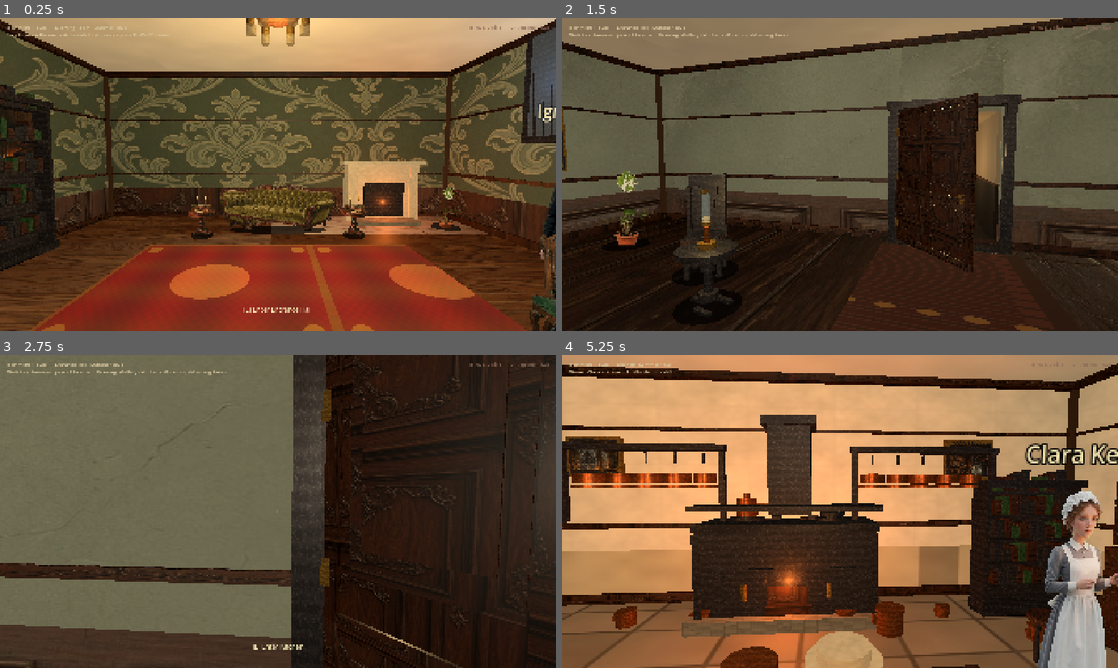
Above: before the commit, frames 1-4 (two rows, left to right).
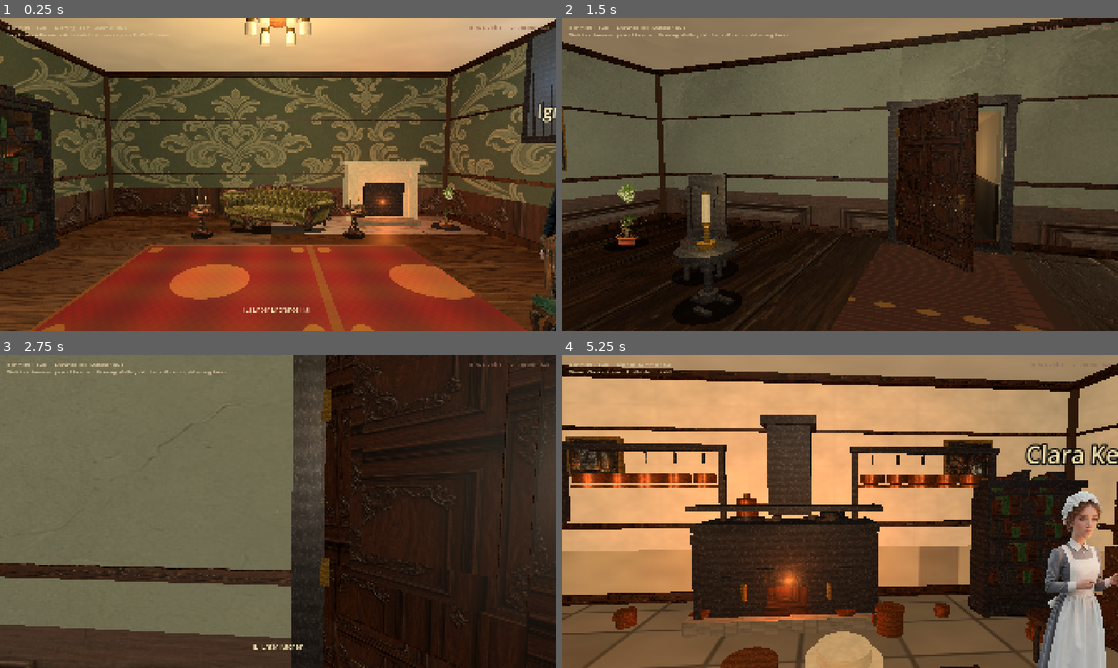
Above: after the commit, the same moments.

Repository: drakewing-eng/aetheric-engine
Game: Godot game, scene res://scenes/fps_main.tscn
Two runs of this game, one before a commit and one after it. Both use one fixed random seed, a clock stepped at 60 frames per second and the inputs below.
Inputs (mouse positions are in pixels of both pictures, inside the frame that each line leads up to):
- Up to frame 1 (0.25 s): no input
- Up to frame 2 (1.5 s): tap Enter at 0.5 s; move the mouse to (867, 174) at 0.52 s; hold E (interact) 0.53-1.28 s; hold W (move_forward) from 0.53 s (still down); click (867, 174) at 0.67 s; move the mouse to (812, 174) at 1.27 s; tap E (interact) at 1.35 s
- Up to frame 3 (2.75 s): keep holding W (move_forward); tap E (interact) at 2 s; move the mouse to (289, 505) at 2.02 s; hold E (interact) from 2.03 s (still down)
- Up to frame 4 (5.25 s): keep holding W (move_forward); move the mouse to (834, 517) at 2.77 s; release E (interact) at 2.78 s; tap E (interact) at 2.85, 4.35 s; click (834, 517) at 2.92 s; move the mouse to (878, 514) at 3.52 s; hold E (interact) 3.53-4.28 s; move the mouse to (795, 508) at 4.27 s; tap Enter at 5 s; move the mouse to (845, 511) at 5.02 s; hold E (interact) from 5.03 s (still down); click (845, 511) at 5.17 s

The runs differ from the first frame. In frame 1, 0.5% of the frame differs, in the area x 44-56%, y 0-10%; in frame 2, 0.6%; in frame 3, 0.1%; in frame 4, 8.5%, in the area x 0-100%, y 0-100%.

Commit message:
visual loop 14: bush mesh plants, cream glass lamps, hall chandelier

Diff:
--- a/aetheric-engine-godot/scripts/fps_props.gd
+++ b/aetheric-engine-godot/scripts/fps_props.gd
@@ -384,20 +384,18 @@
 	for a in [0.0, 120.0, 240.0]:
 		var rad := deg_to_rad(a)
 		_add_box(root, Vector3(cos(rad) * 0.16, 0.04, sin(rad) * 0.16), Vector3(0.22, 0.04, 0.06), MAHOGANY_DARK, true, 0.45)
-	# Argand oil lamp — brass dominates so it never reads as a white candle
+	# Argand oil lamp — brass base + warm frosted chimney (not black tube)
 	_add_cylinder(root, Vector3(0, 0.69, 0), 0.09, 0.06, BRASS, false, 0.28, true)
-	_add_cylinder(root, Vector3(0, 0.8, 0), 0.028, 0.18, BRASS.darkened(0.08), false, 0.3, true)
+	_add_cylinder(root, Vector3(0, 0.8, 0), 0.028, 0.18, BRASS, false, 0.3, true)
 	_add_cylinder(root, Vector3(0, 0.92, 0), 0.05, 0.04, BRASS, false, 0.28, true)
-	# Glass chimney: cool tint, semi-opaque
-	_add_cylinder(root, Vector3(0, 1.08, 0), 0.038, 0.32, Color(0.65, 0.78, 0.85, 0.55), false, 0.15, true)
-	_add_cylinder(root, Vector3(0, 1.26, 0), 0.028, 0.035, BRASS, false, 0.28, true)
-	# Warm flame glow sphere
-	_add_sphere_blob(root, Vector3(0, 0.98, 0), 0.035, Color(1.0, 0.75, 0.35))
+	_add_cylinder(root, Vector3(0, 1.08, 0), 0.04, 0.3, Color(0.9, 0.86, 0.72), false, 0.45)
+	_add_cylinder(root, Vector3(0, 1.25, 0), 0.03, 0.035, BRASS, false, 0.28, true)
+	_add_sphere_blob(root, Vector3(0, 0.98, 0), 0.03, Color(1.0, 0.8, 0.4))
 	_add_box(root, Vector3(0.12, 0.68, 0.08), Vector3(0.12, 0.14, 0.09), _book_color(2), false)
 	_add_contact_shadow(root, 0.34, 0.34)
 	var lamp := OmniLight3D.new()
 	lamp.light_color = Color(1.0, 0.85, 0.55)
-	lamp.light_energy = 0.5
+	lamp.light_energy = 0.55
 	lamp.omni_range = 2.6
 	lamp.position = Vector3(0, 1.0, 0)
 	root.add_child(lamp)
@@ -773,35 +771,23 @@
 	var leaf_b := Color(0.18, 0.36, 0.14)
 	var leaf_c := Color(0.32, 0.5, 0.24)
 	var stem_col := Color(0.2, 0.3, 0.12)
-	# Terracotta pot + soil (grounded silhouette)
+	# Terracotta pot + soil
 	_add_cylinder(root, Vector3(0, 0.18 * scale, 0), 0.2 * scale, 0.34 * scale, CLAY, true, 0.88)
 	_add_cylinder(root, Vector3(0, 0.35 * scale, 0), 0.24 * scale, 0.05 * scale, CLAY.lightened(0.1), false, 0.88)
 	_add_cylinder(root, Vector3(0, 0.37 * scale, 0), 0.17 * scale, 0.04 * scale, Color(0.16, 0.1, 0.06), false, 0.9)
-	var stem_h := 0.5 * scale if tall else 0.26 * scale
+	var stem_h := 0.42 * scale if tall else 0.22 * scale
 	_add_cylinder(root, Vector3(0, 0.4 * scale + stem_h * 0.5, 0), 0.025 * scale, stem_h, stem_col, false, 0.9)
-	# Palm-like fronds: thin boxes fanned outward (not stacked topiary balls)
+	# Bush canopy: layered horizontal discs + small spheres (no look_at pinwheels)
 	var crown_y := 0.42 * scale + stem_h
-	var frond_n := 8 if tall else 6
-	for i in frond_n:
-		var ang := float(i) * (TAU / float(frond_n)) + 0.15
-		var len_f := (0.38 if tall else 0.28) * scale
-		var tip := Vector3(cos(ang) * len_f * 0.55, crown_y + 0.08 * scale, sin(ang) * len_f * 0.55)
-		var leaf := MeshInstance3D.new()
-		var bm := BoxMesh.new()
-		bm.size = Vector3(0.06 * scale, 0.02 * scale, len_f)
-		leaf.mesh = bm
-		var lmat := StandardMaterial3D.new()
-		lmat.albedo_color = leaf_a if i % 2 == 0 else leaf_b
-		lmat.roughness = 0.9
-		lmat.shading_mode = BaseMaterial3D.SHADING_MODE_PER_PIXEL
-		leaf.material_override = lmat
-		leaf.position = tip
-		leaf.look_at(Vector3(0, crown_y - 0.05 * scale, 0), Vector3.UP)
-		root.add_child(leaf)
-	# Soft crown mass at tip
-	_add_sphere_blob(root, Vector3(0, crown_y + 0.06 * scale, 0), 0.12 * scale, leaf_c)
-	if tall:
-		_add_sphere_blob(root, Vector3(0.05 * scale, crown_y + 0.14 * scale, 0.02 * scale), 0.09 * scale, leaf_a)
+	var layers := 4 if tall else 3
+	for li in layers:
+		var ly := crown_y + float(li) * 0.09 * scale
+		var lr := (0.22 - float(li) * 0.03) * scale
+		_add_cylinder(root, Vector3(0, ly, 0), lr, 0.05 * scale, leaf_a if li % 2 == 0 else leaf_b, false, 0.92)
+		_add_sphere_blob(root, Vector3(lr * 0.4, ly + 0.02 * scale, 0), lr * 0.45, leaf_c)
+		_add_sphere_blob(root, Vector3(-lr * 0.35, ly, lr * 0.3), lr * 0.4, leaf_a)
+		_add_sphere_blob(root, Vector3(0.05 * scale, ly + 0.03 * scale, -lr * 0.35), lr * 0.38, leaf_b)
+	_add_sphere_blob(root, Vector3(0, crown_y + float(layers) * 0.09 * scale, 0), 0.1 * scale, leaf_c)
 	_add_contact_shadow(root, 0.22 * scale, 0.22 * scale)
 	return root
 
@@ -862,7 +848,7 @@
 # ─── Features ────────────────────────────────────────────────────────────────
 
 static func _make_chandelier(_prop: Dictionary) -> Node3D:
-	## Simple brass gasolier hanging from ceiling — period silhouette.
+	## Brass gasolier — warm glass shades (never black iron).
 	var root := Node3D.new()
 	root.name = "Chandelier"
 	var hang: float = float(_prop.get("hang", 2.95))
@@ -875,10 +861,11 @@
 		var az := sin(rad) * 0.28
 		_add_box(root, Vector3(ax * 0.5, hang - 0.02, az * 0.5), Vector3(0.28, 0.025, 0.025), BRASS, false, 0.3)
 		_add_cylinder(root, Vector3(ax, hang - 0.12, az), 0.04, 0.08, BRASS, false, 0.28, true)
-		_add_cylinder(root, Vector3(ax, hang - 0.22, az), 0.05, 0.1, Color(0.85, 0.78, 0.55, 0.7), false, 0.2, true)
+		# Frosted glass shade — solid warm cream (alpha glass read black under metal mat)
+		_add_cylinder(root, Vector3(ax, hang - 0.22, az), 0.055, 0.12, Color(0.92, 0.86, 0.7), false, 0.55)
 	var light := OmniLight3D.new()
 	light.light_color = Color(1.0, 0.88, 0.6)
-	light.light_energy = 0.85
+	light.light_energy = 0.95
 	light.omni_range = 7.0
 	light.position = Vector3(0, hang - 0.2, 0)
 	root.add_child(light)
--- a/aetheric-engine-godot/scripts/fps_rooms.gd
+++ b/aetheric-engine-godot/scripts/fps_rooms.gd
@@ -196,14 +196,17 @@
 			{"kind": "side_table", "pos": [-2.8, 0.0, -1.8], "yaw": 25.0},
 			{"kind": "coat_stand", "pos": [-5.5, 0.0, -2.5], "yaw": 0.0},
 			{"kind": "umbrella_stand", "pos": [-5.2, 0.0, -3.3], "yaw": 10.0},
-			{"kind": "plant", "pos": [5.5, 0.0, 3.0], "scale": 1.15, "tall": true,
-				"texture": "res://assets/props/plants/plant_palm.png", "width": 1.0, "height": 1.75},
-			{"kind": "plant", "pos": [-2.0, 0.0, -3.5], "scale": 0.9,
-				"texture": "res://assets/props/plants/plant_palm.png", "width": 0.8, "height": 1.2},
-			{"kind": "plant", "pos": [5.2, 0.0, -3.2], "scale": 0.95,
-				"texture": "res://assets/props/plants/plant_palm.png", "width": 0.85, "height": 1.25},
+			{"kind": "plant", "pos": [5.5, 0.0, 3.0], "scale": 1.0, "tall": true,
+				"texture": "res://assets/props/plants/plant_palm.png", "width": 0.9, "height": 1.25},
+			{"kind": "plant", "pos": [-2.0, 0.0, -3.5], "scale": 0.85,
+				"texture": "res://assets/props/plants/plant_palm.png", "width": 0.7, "height": 1.0},
+			{"kind": "plant", "pos": [5.2, 0.0, -3.2], "scale": 0.9,
+				"texture": "res://assets/props/plants/plant_palm.png", "width": 0.75, "height": 1.1},
 			{"kind": "chair", "pos": [3.2, 0.0, 2.5], "yaw": -150.0, "fabric": Color(0.35, 0.22, 0.16)},
 			{"kind": "crate", "pos": [-5.8, 0.0, 2.8], "scale": 0.7},
+			{"kind": "chandelier", "pos": [0.0, 0.0, 0.0], "hang": 3.4},
+			{"kind": "plant", "pos": [2.0, 0.0, -3.8], "scale": 0.9},
+			{"kind": "plant", "pos": [-5.0, 0.0, 3.2], "scale": 1.0, "tall": true},
 		],
 		"doors": [
 			{
